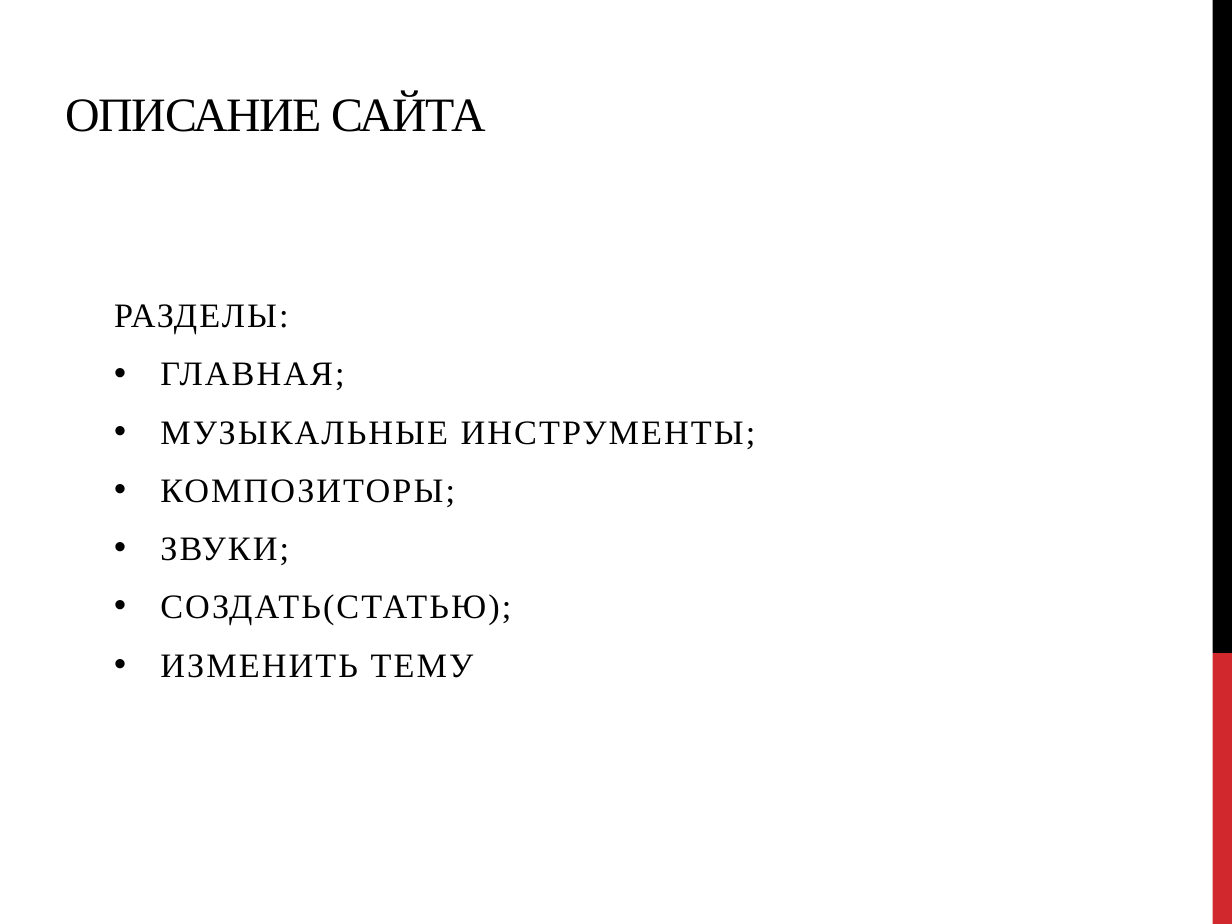
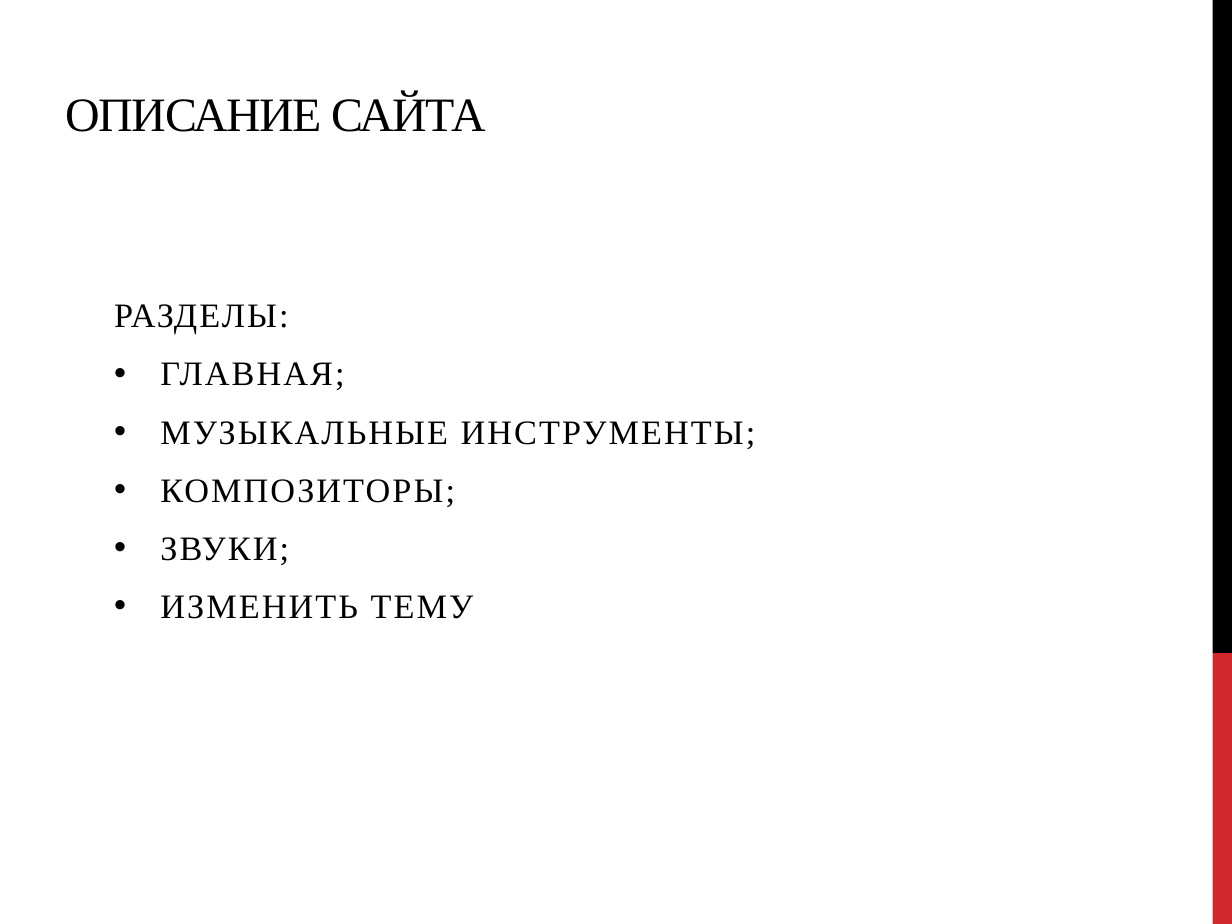
Before and after one commit to 1-Inna-1/project_web, a slide deck: slide 3 of web.pptx. Drawn at 1232x924 pixels with LibreOffice and Linux fonts; fonts in the diff are those of the drawing. Boxes give left, top, right and bottom in pixels: in the first picture for what was removed or moved away, otherwise in the second. Text is boxed around its words. In the diff, an @@ line names an element or a change of style, - is before the commit and + after.

```diff
--- a/web.pptx
+++ b/web.pptx
@@ subtitle at (160, 594, 511, 625): paragraph removed @@
-• СОЗДАТЬ(СТАТЬЮ);
```
Also in this commit, not shown: 5 other slides changed, 1 other file.
